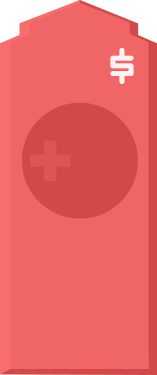
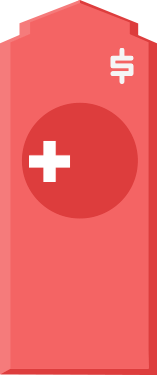
Layer changes from the first 157 x 375 image to the second:
added layer "Vector Smart Object3" above "Levels 1" over [29, 141, 70, 182]
